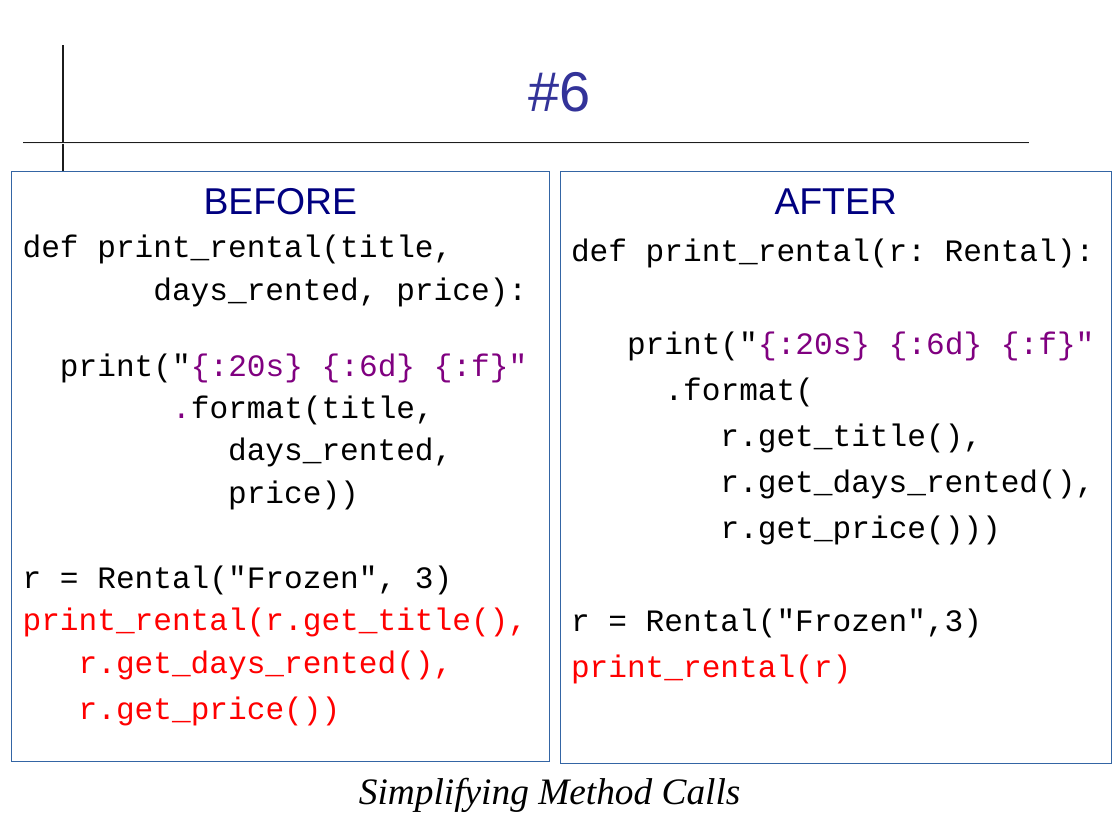
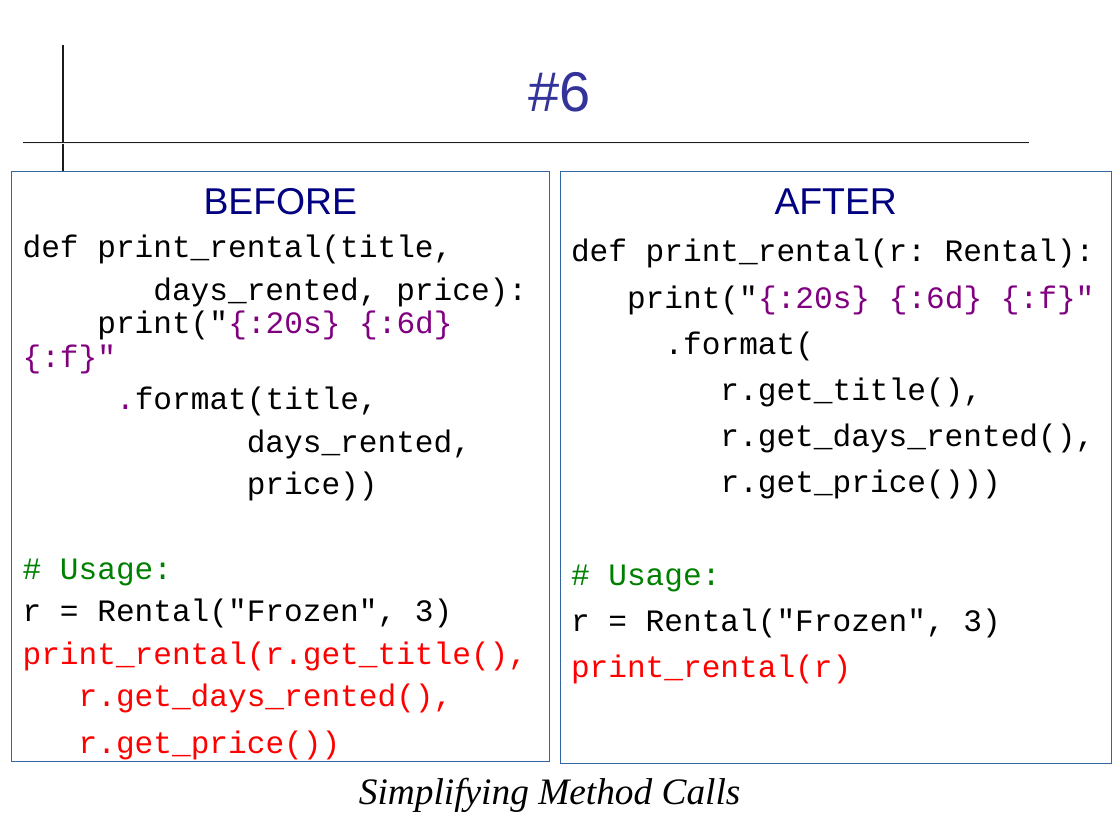
Before and after one commit to cpske/ISP, a slide deck: slide 7 of refactoring/Refactoring-Review.odp. Drawn at 1120x840 pixels with LibreOffice and Linux fonts; fonts in the diff are those of the drawing. Boxes give left, top, right and bottom in pixels: in the first picture for what was removed or moved away, otherwise in the second. Text is boxed around its words. In the diff, an @@ line names an element or a change of style, - is before the commit and + after.

Commit message:
update Movie Rental part 2 assignment

```diff
--- a/refactoring/Refactoring-Review.odp
+++ b/refactoring/Refactoring-Review.odp
@@ text at bbox=[23, 277, 527, 374]: text changed @@
-days_rented, price):
-print("{:20s} {:6d} {:f}"
+days_rented, price): print("{:20s} {:6d} {:f}"
@@ text at bbox=[60, 558, 172, 586]: paragraph added @@
+# Usage:
@@ text at bbox=[571, 564, 1000, 638]: text changed @@
-r = Rental("Frozen",3)
+# Usage:
+r = Rental("Frozen", 3)
```
Also in this commit, not shown: 15 other slides changed, 3 slides added, 1 slide removed, 6 other files.
